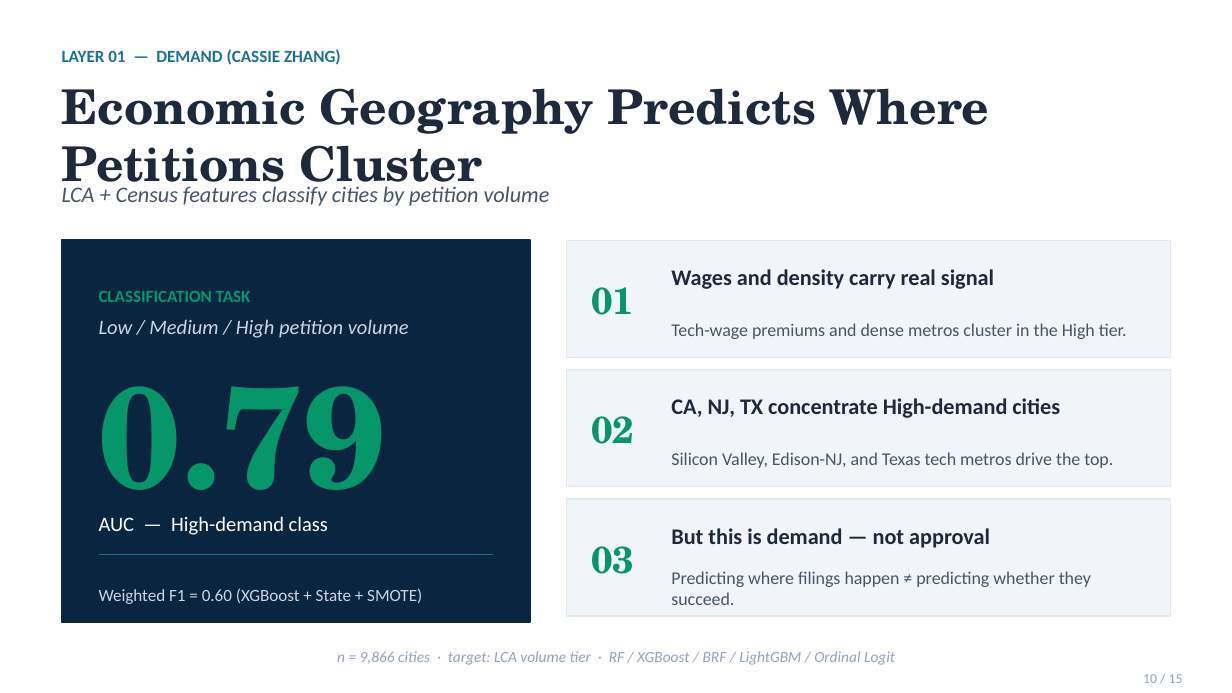
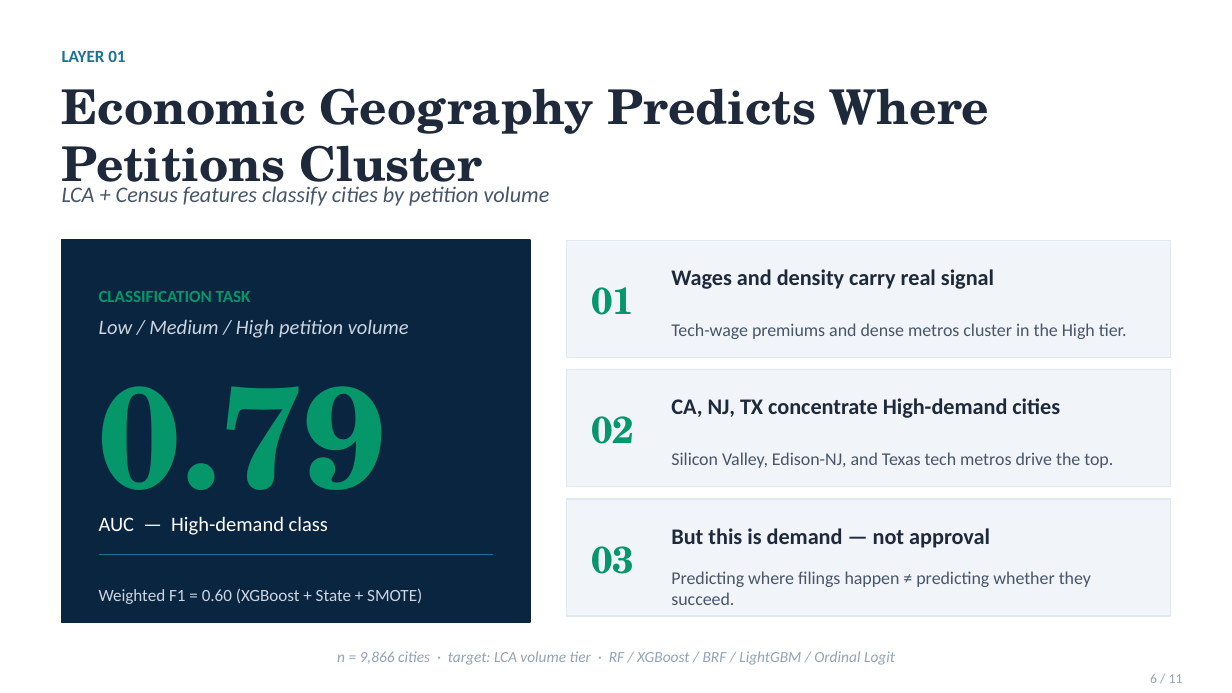
Before and after one commit to AdamXiaoRose/Massive-Data-Project2, a slide deck: slide 10 of slides/Massive Data Final Project.pptx. Drawn at 1232x693 pixels with LibreOffice and Linux fonts; fonts in the diff are those of the drawing. Boxes give left, top, right and bottom in pixels: in the first picture for what was removed or moved away, otherwise in the second. Text is boxed around its words. In the diff, an @@ line names an element or a change of style, - is before the commit and + after.

```diff
--- a/slides/Massive Data Final Project.pptx
+++ b/slides/Massive Data Final Project.pptx
@@ text at [62, 50, 125, 62]: text changed @@
-LAYER 01 — DEMAND (CASSIE ZHANG)
+LAYER 01
@@ text at [1150, 674, 1183, 683]: text changed @@
-10 / 15
+6 / 11
```
Also in this commit, not shown: 11 other slides changed, 4 other files.
